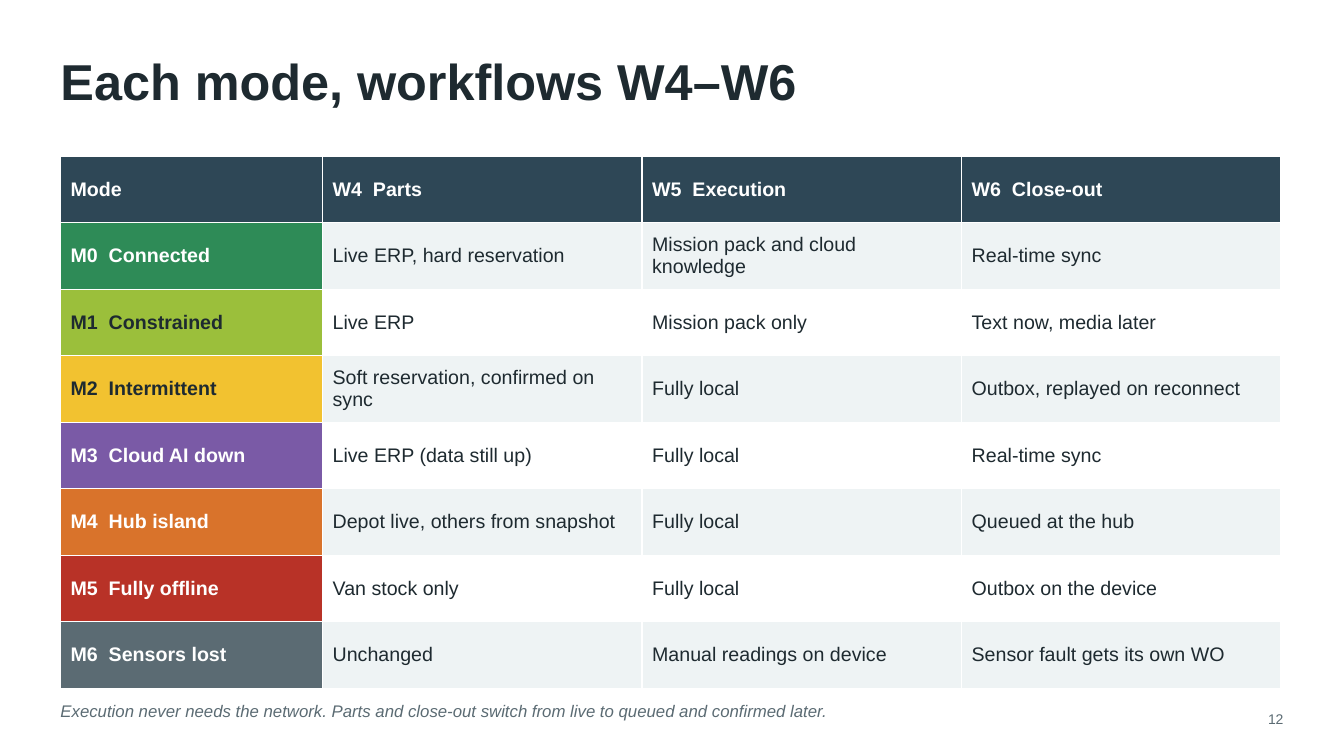
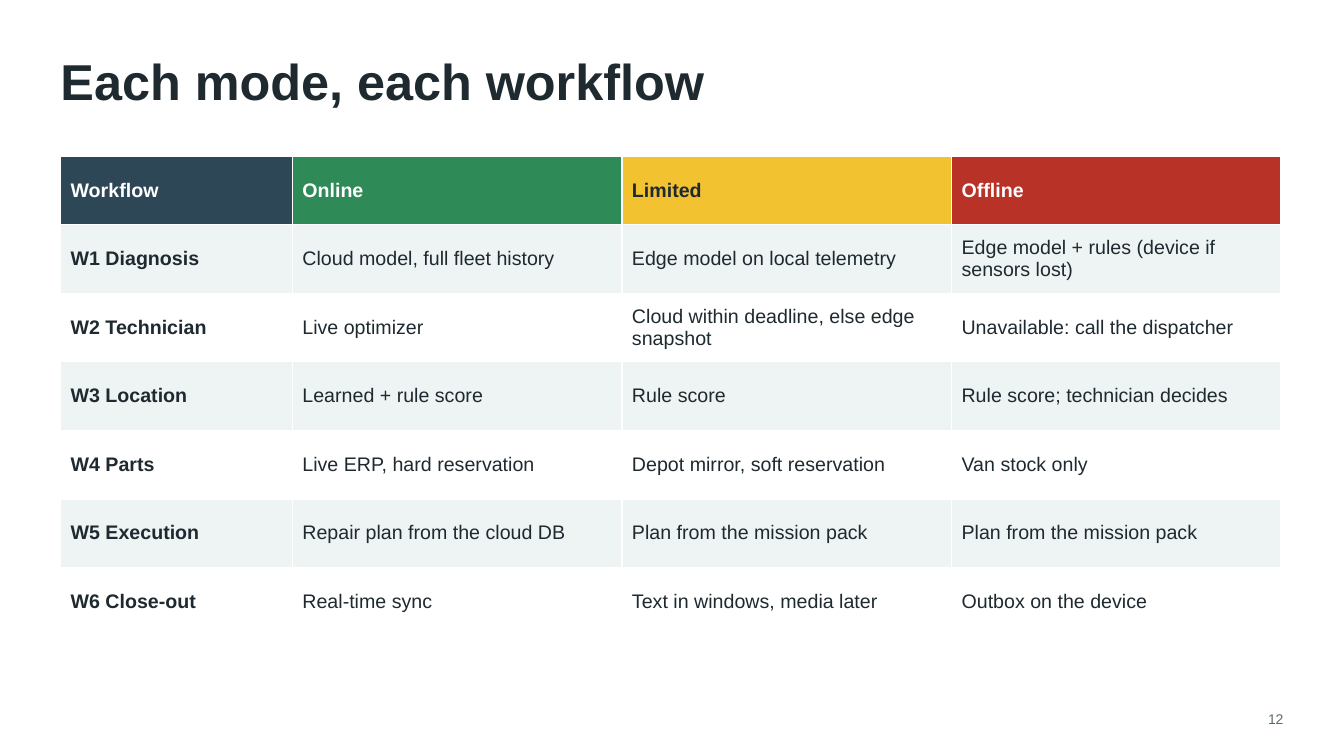
Before and after one commit to chandra50/hybrid-ai-service, a slide deck: slide 12 of docs/hybrid-ai-design.pptx. Drawn at 1344x756 pixels with LibreOffice and Linux fonts; fonts in the diff are those of the drawing. Boxes give left, top, right and bottom in pixels: in the first picture for what was removed or moved away, otherwise in the second. Text is boxed around its words. In the diff, an @@ line names an element or a change of style, - is before the commit and + after.

```diff
--- a/docs/hybrid-ai-design.pptx
+++ b/docs/hybrid-ai-design.pptx
@@ title at <box>60,63,704,108</box>: text changed @@
-Each mode, workflows W4–W6
+Each mode, each workflow
@@ table at <box>60,156,1280,636</box> @@
-row 1: Mode | W4 Parts | W5 Execution | W6 Close-out
-row 2: M0 Connected | Live ERP, hard reservation | Mission pack and cloud knowledge | Real-time sync
-row 3: M1 Constrained | Live ERP | Mission pack only | Text now, media later
-row 4: M2 Intermittent | Soft reservation, confirmed on sync | Fully local | Outbox, replayed on reconnect
-row 5: M3 Cloud AI down | Live ERP (data still up) | Fully local | Real-time sync
-row 6: M4 Hub island | Depot live, others from snapshot | Fully local | Queued at the hub
-row 7: M5 Fully offline | Van stock only | Fully local | Outbox on the device
-row 8: M6 Sensors lost | Unchanged | Manual readings on device | Sensor fault gets its own WO
+row 1: Workflow | Online | Limited | Offline
+row 2: W1 Diagnosis | Cloud model, full fleet history | Edge model on local telemetry | Edge model + rules (device if sensors lost)
+row 3: W2 Technician | Live optimizer | Cloud within deadline, else edge snapshot | Unavailable: call the dispatcher
+row 4: W3 Location | Learned + rule score | Rule score | Rule score; technician decides
+row 5: W4 Parts | Live ERP, hard reservation | Depot mirror, soft reservation | Van stock only
+row 6: W5 Execution | Repair plan from the cloud DB | Plan from the mission pack | Plan from the mission pack
+row 7: W6 Close-out | Real-time sync | Text in windows, media later | Outbox on the device
@@ text removed at <box>60,705,827,721</box> @@
-Execution never needs the network. Parts and close-out switch from live to queued and confirmed later.
```
Also in this commit, not shown: 17 other slides changed, 3 slides added, 3 slides removed, 21 other files.
